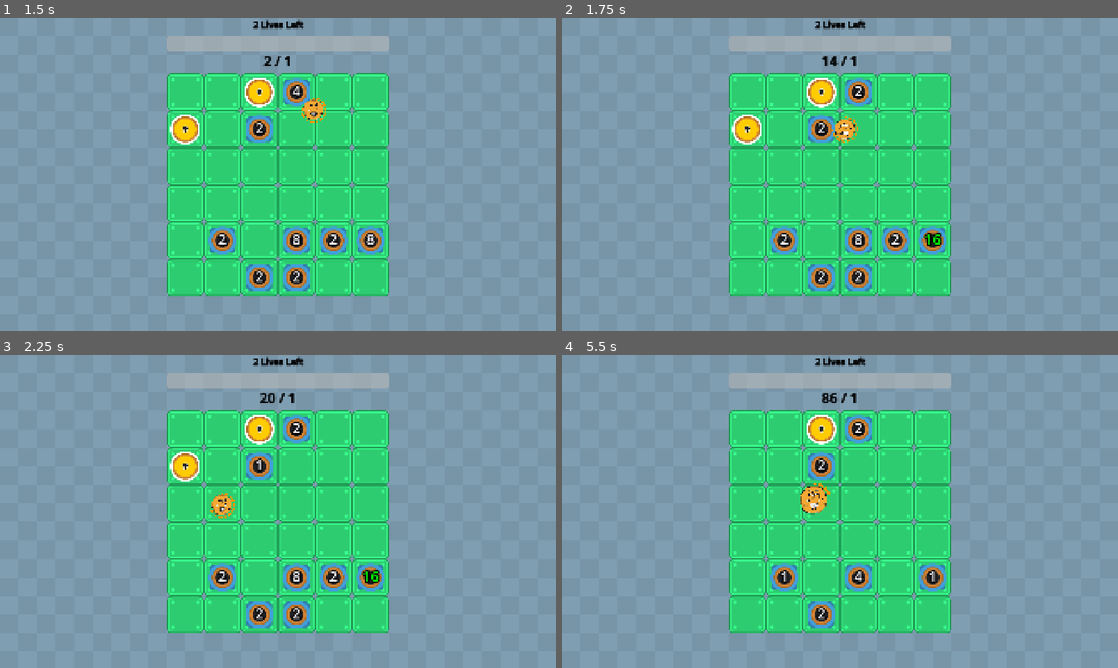
Above: before the commit, frames 1-4 (two rows, left to right).
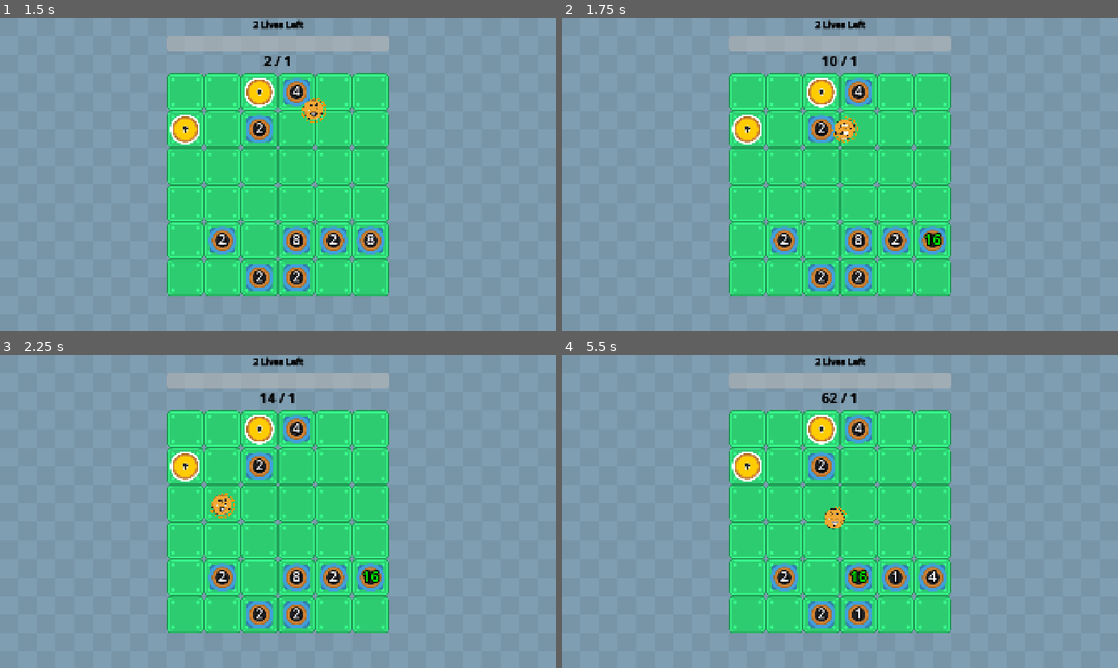
Above: after the commit, the same moments.

Repository: wanamelon/prototype_monorepo
Game: Godot game, scene res://source/bounce_main.tscn
The game is run twice, just before and just after one commit, with the same random seed, the same clock (stepped at 60 frames per second) and the same inputs. Sound files missing from this copy of the repository are replaced by a short silence.
Inputs:
- Up to frame 1 (1.5 s): no input
- Up to frame 2 (1.75 s): no input
- Up to frame 3 (2.25 s): no input
- Up to frame 4 (5.5 s): no input

Frame 1 is identical in both runs. In frame 2, less than 0.1% of the frame differs, in the area x 48-55%, y 12-26%; in frame 3, 0.1%; in frame 4, 2.1%, in the area x 30-68%, y 12-88%.

Commit message:
Add generic status effect framework + migrate MoreDamage effect
Let's say I want an effect to reduce the cooldown of all food items.
I don't want there to be code in every food class to specially handle
a "reduce cooldown" status effect. Let's define the effect centrally
and automatically apply it to certain items/properties based on tags.

Another benefit: We can use an arbitrary function to compute the final
effect intensity. Ex: custom ramp down based on effect duration
remaining.

Right now, it's kind of boilerplate-y. But we'll iterate on that

Diff:
--- a/roller/source/bounce_main.tscn
+++ b/roller/source/bounce_main.tscn
@@ -54,7 +54,7 @@
 
 [sub_resource type="Resource" id="Resource_gh64m"]
 script = ExtResource("2_0panw")
-item_id = 12
+item_id = 9
 metadata/_custom_type_script = "uid://ckw8rr21jqg1f"
 
 [sub_resource type="ShaderMaterial" id="ShaderMaterial_to078"]
--- a/roller/source/item/item_param.gd
+++ b/roller/source/item/item_param.gd
@@ -1 +1,40 @@
 class_name ItemParam extends RefCounted
+
+static var IDENTITY: Callable = func(base, curr): return curr.value
+
+static func clamped(min = -2^32, max = 2^32-1) -> Callable:
+	return func(base, curr): return clamp(curr.value, min, max)
+
+var base: Prop
+var current: Prop
+var tags: Tags
+var constraint: Callable # func(base, current) -> constrained current value
+
+static func create(base_value, tags: Tags = null, constraint: Callable = IDENTITY) -> ItemParam:
+	tags = tags if tags != null else Tags.from([])
+	return ItemParam.new(Prop.new(base_value), Prop.new(base_value), tags, constraint)
+
+func _init(base: Prop, current: Prop, tags: Tags, constraint: Callable):
+	self.base = base
+	self.current = current
+	self.tags = tags
+	self.constraint = constraint
+
+func constrain():
+	current.value = constraint.call(base, current)
+
+func reset():
+	current = Prop.new(base.value)
+
+class Prop extends RefCounted:
+	var value: float
+
+	func int() -> int:
+		return int(value)
+	func float() -> float:
+		return value
+	func bool() -> bool:
+		return bool(value)
+
+	func _init(value):
+		self.value = float(value)
--- a/roller/source/item/item_system.gd
+++ b/roller/source/item/item_system.gd
@@ -62,6 +62,8 @@
 
 func _physics_process(__):
 	var events: Array[ItemEvent] = []
+	for item: Item in _match_state.items:
+		item._apply_status_effects()
 	events.append_array(compute_hits(_match_state))
 	for item: Item in _match_state.items:
 		item.activate(_match_state)
@@ -216,11 +218,10 @@
 
 	# The core of the logic! Evaluate triggers and perform actions
 	func activate(state: MatchState) -> void: pass # To be overridden
-
 	# Modifies event array in place - ex: increase status effect duration!
 	func intercept_events(events: Array[ItemEvent]) -> void: pass # To be overridden
-
-	func tags() -> Array[String]: return [] as Array[String]
+	func tags() -> Array[String]: return [] as Array[String] # Override this!
+	func params() -> Array[ItemParam]: return [] as Array[ItemParam] # Override this!
 
 	func _add_event(event: ItemEvent) -> void:
 		_new_events.append(event)
@@ -229,6 +230,14 @@
 		var copy = _new_events.duplicate()
 		_new_events.clear()
 		return copy
+
+	func _apply_status_effects() -> void:
+		for param in params():
+			param.reset()
+		for effect in status_effects:
+			effect.modifier.call(effect, self)
+		for param in params():
+			param.constrain()
 
 	func has_all_tags(...query_tags: Array):
 		var query_tags_in_self = Utils.filter(query_tags, func (t): return t in tags())
@@ -266,10 +275,12 @@
 	var id: StatusEffectId
 	var intensity: float
 	var duration_sec: float
-	func _init(id: StatusEffectId, intensity: float, duration_sec: float):
+	var modifier: Callable # func(statuseffect, item) -> void: modifies item's exposed ItemParams
+	func _init(id: StatusEffectId, intensity: float, duration_sec: float, modifier: Callable = func(s, i): return):
 		self.id = id
 		self.intensity = intensity
 		self.duration_sec = duration_sec
+		self.modifier = modifier
 
 class Impulse extends ItemEvent:
 	var force: Vector2
--- a/roller/source/item/more_damage.gd
+++ b/roller/source/item/more_damage.gd
@@ -3,5 +3,9 @@
 func activate(state: MatchState):
 	for item in state.items:
 		if item is Roller:
+			# TODO: Less boilerplate?
+			var buff_damage: Callable = func(s: StatusEffect, i: ItemSystem.Item):
+				for param: ItemParam in Utils.filter(i.params(), func(p:ItemParam): p.tags.has_all_tags(Tag.P_DAMAGE)):
+					param.current.value += int(s.intensity)
 			_add_event(ItemSystem.AddStatusEffect.new(
-				ItemSystem.StatusEffect.new(ItemSystem.StatusEffectId.DAMAGE_BUFF, 1, 0), item))
+				ItemSystem.StatusEffect.new(ItemSystem.StatusEffectId.DAMAGE_BUFF, 5, 0, buff_damage), item))
--- a/roller/source/item/roller.gd
+++ b/roller/source/item/roller.gd
@@ -7,7 +7,7 @@
 @onready var _original_progress_scale: Vector2 = $Progress/TextureProgressBar.scale
 @onready var _original_hitbox_radius: float = $Hitbox/CollisionShape2D.shape.radius
 # TODO: belong inside character body?
-var _damage: int = 1
+var _damage := ItemParam.create(1, Tags.of(Tag.P_DAMAGE))
 var _speed: float = 400.0
 var _bounce_count: int = 0
 var _velocity: Vector2
@@ -24,15 +24,16 @@
 func tags():
 	return [Tag.ROLLER, Tag.PROJECTILE] as Array[String]
 
+func params():
+	return [_damage] as Array[ItemParam]
+
 func _ready():
 	$CharacterBody2D.position = position
 
 func compute_damage_per_hit() -> int:
-	var damage_with_buffs: int = _damage
-	for effect in status_effects:
-		if effect.id == ItemSystem.StatusEffectId.DAMAGE_BUFF:
-			damage_with_buffs += int(floor(effect.intensity))
-	return damage_with_buffs
+	var dmg = _damage.current.int()
+	print(dmg)
+	return dmg
 
 func activate(state: MatchState):
 	for impulse: Impulse in Utils.filter(state.last_tick_events, func(i): return (i is Impulse and i.target.matches(self))):
--- a/roller/source/item/tag.gd
+++ b/roller/source/item/tag.gd
@@ -4,3 +4,9 @@
 const CROP = "crop"
 const PROJECTILE = "projectile"
 const EXPLOSIVE_BARREL = "explosive_barrel"
+
+"""
+Prefix P = ItemParam
+"""
+
+const P_DAMAGE := "p_damage"
--- /dev/null
+++ b/roller/source/item/tags.gd
@@ -0,0 +1,22 @@
+class_name Tags extends RefCounted
+
+var tags: Array[String]
+
+func _init(tags: Array[String]):
+	self.tags = tags
+
+static func of(...tags: Array) -> Tags:
+	return Tags.from(tags)
+
+static func from(untyped_array) -> Tags:
+	var new_tags: Array[String] = []
+	new_tags.assign(untyped_array)
+	return Tags.new(new_tags)
+
+func has_all_tags(...query_tags: Array):
+	var query_tags_in_self = Utils.filter(query_tags, func (t): return t in tags)
+	return query_tags_in_self.size() == query_tags.size()
+
+func has_any_tags(...query_tags: Array):
+	var query_tags_in_self = Utils.filter(query_tags, func (t): return t in tags)
+	return not query_tags_in_self.is_empty()
Not shown, added: roller/source/item/tags.gd.uid
Not shown, changed: roller/dev_notes.md
